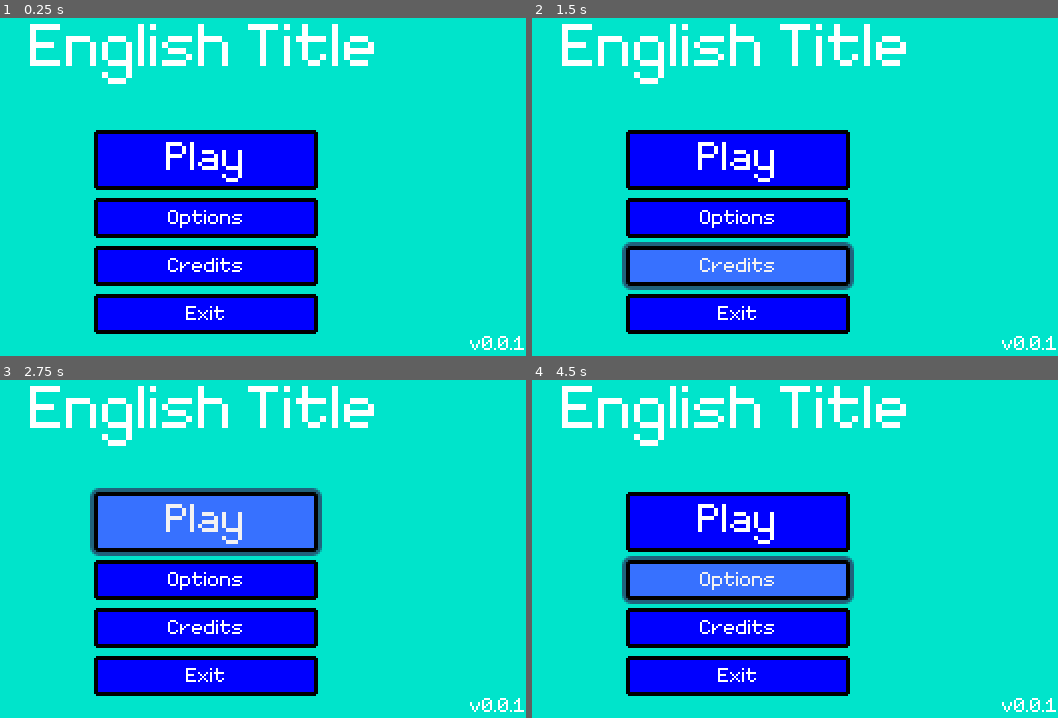
Above: before the commit, frames 1-4 (two rows, left to right).
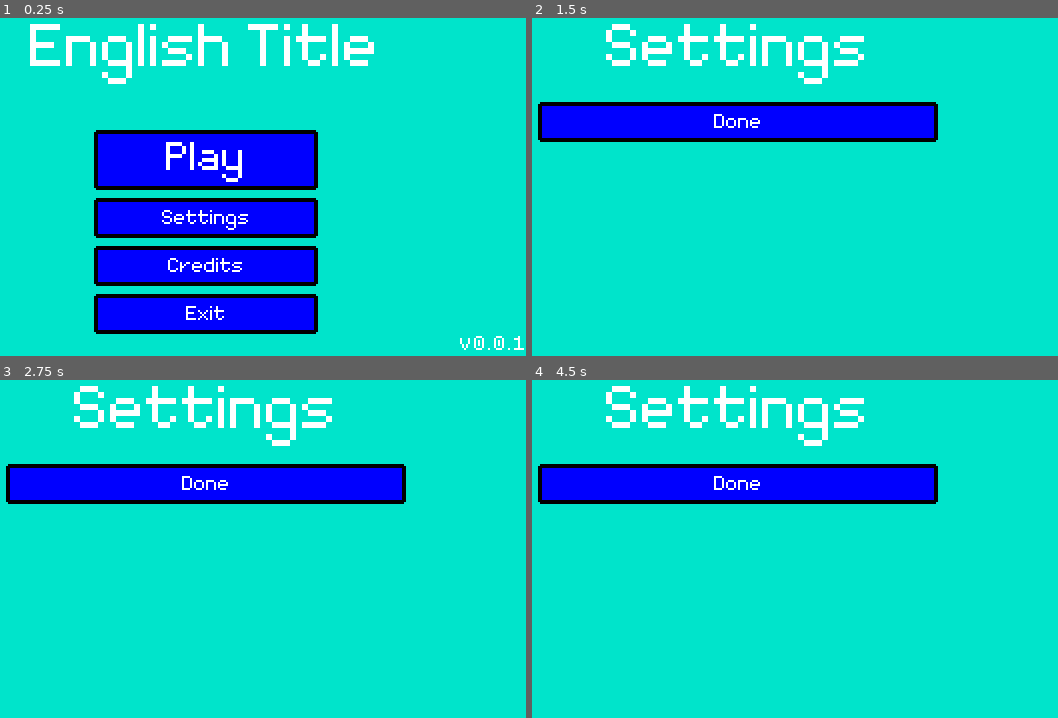
Above: after the commit, the same moments.

Repository: jynus/godot4-jam-template
Game: Godot game, scene res://scenes/main_menu.tscn
Two runs of this game, one before a commit and one after it. Both use one fixed random seed, a clock stepped at 60 frames per second and the inputs below.
Inputs (mouse positions are in pixels of both pictures, inside the frame that each line leads up to):
- Up to frame 1 (0.25 s): no input
- Up to frame 2 (1.5 s): click (737, 217) at 0.5 s, where only the run before the commit has a clickable "Options"; click (737, 264) at 1.25 s, where only the run before the commit has a clickable "Credits"
- Up to frame 3 (2.75 s): click (205, 521) at 2 s, where only the run before the commit has a clickable "Play"
- Up to frame 4 (4.5 s): click (737, 521) at 2.75 s, where only the run before the commit has a clickable "Play"; click (737, 484) at 3.5 s, where only the run after the commit has a clickable "Done"; click (737, 579) at 4.25 s, where only the run after the commit has a clickable "Settings"

The runs differ from the first frame. In frame 1, 0.5% of the frame differs, in the area x 30-99%, y 56-99%; in frame 2, 35%; in frame 3, 35%, in the area x 1-100%, y 1-99%; in frame 4, 35%.

Commit message:
Add credits menu and empy settings menu
Add new pixelated fonts for menus.
Create a generic credits menu with generic credits and buttons
for socials.
Add empty settings menu.

Diff:
--- /dev/null
+++ b/godot_project/scenes/credits.tscn
@@ -0,0 +1,174 @@
+[gd_scene load_steps=13 format=3 uid="uid://cp76wk0hhmwag"]
+
+[ext_resource type="LabelSettings" uid="uid://csrb5ilr7y6dy" path="res://resources/main_menu_title_label_setting.tres" id="1_c4tx6"]
+[ext_resource type="Script" path="res://scripts/credits.gd" id="1_o3suw"]
+[ext_resource type="FontFile" uid="uid://btvwq11pvkgw7" path="res://assets/fonts/minimal5x7.ttf" id="2_5ad5r"]
+[ext_resource type="FontFile" uid="uid://c1gg0yw02pyb5" path="res://assets/fonts/dogicapixel.ttf" id="3_6rbj4"]
+[ext_resource type="StyleBox" uid="uid://67m76h2nyeyy" path="res://resources/main_menu_button_style.tres" id="4_3veic"]
+[ext_resource type="FontFile" uid="uid://csfgtka180pkw" path="res://assets/fonts/dogicapixelbold.ttf" id="4_f8v2u"]
+[ext_resource type="StyleBox" uid="uid://cscwrtv4vl12l" path="res://resources/main_menu_button_hover_style.tres" id="5_7nd3c"]
+[ext_resource type="StyleBox" uid="uid://dtfd366g1j00" path="res://resources/main_menu_button_pressed_style.tres" id="6_3f04u"]
+[ext_resource type="Texture2D" uid="uid://qbxjx8w8ke10" path="res://assets/sprites/twitter.png" id="7_5hy4m"]
+[ext_resource type="Texture2D" uid="uid://byerhmo73ar7s" path="res://assets/sprites/itchio.png" id="8_0bwxl"]
+[ext_resource type="Texture2D" uid="uid://bfsncibogmah4" path="res://assets/sprites/web.png" id="9_g2a5j"]
+
+[sub_resource type="StyleBoxFlat" id="StyleBoxFlat_hugtt"]
+bg_color = Color(0, 0, 0, 0)
+border_width_left = 2
+border_width_top = 2
+border_width_right = 2
+border_width_bottom = 2
+border_color = Color(0.12549, 0.384314, 0.486275, 1)
+corner_radius_top_left = 4
+corner_radius_top_right = 4
+corner_radius_bottom_right = 4
+corner_radius_bottom_left = 4
+expand_margin_left = 2.0
+expand_margin_top = 2.0
+expand_margin_right = 2.0
+expand_margin_bottom = 2.0
+
+[node name="credits" type="Node2D"]
+script = ExtResource("1_o3suw")
+
+[node name="background" type="ColorRect" parent="."]
+offset_right = 320.0
+offset_bottom = 180.0
+color = Color(0, 0.894118, 0.796078, 1)
+
+[node name="menuContainer" type="VBoxContainer" parent="."]
+offset_right = 320.0
+offset_bottom = 180.0
+
+[node name="topMargin" type="MarginContainer" parent="menuContainer"]
+custom_minimum_size = Vector2(0, 10)
+layout_mode = 2
+
+[node name="title" type="Label" parent="menuContainer"]
+custom_minimum_size = Vector2(0, 35)
+layout_mode = 2
+text = "Credits"
+label_settings = ExtResource("1_c4tx6")
+horizontal_alignment = 1
+
+[node name="optionsContainer" type="HBoxContainer" parent="menuContainer"]
+layout_mode = 2
+size_flags_vertical = 2
+alignment = 1
+
+[node name="leftMargin" type="MarginContainer" parent="menuContainer/optionsContainer"]
+custom_minimum_size = Vector2(100, 0)
+layout_mode = 2
+
+[node name="creditsContainer" type="VBoxContainer" parent="menuContainer/optionsContainer"]
+layout_mode = 2
+size_flags_horizontal = 3
+size_flags_vertical = 0
+
+[node name="creditsText" type="RichTextLabel" parent="menuContainer/optionsContainer/creditsContainer"]
+custom_minimum_size = Vector2(0, 90)
+layout_mode = 2
+size_flags_vertical = 0
+theme_override_colors/default_color = Color(1, 1, 1, 1)
+theme_override_constants/line_separation = 4
+theme_override_fonts/normal_font = ExtResource("3_6rbj4")
+theme_override_fonts/bold_font = ExtResource("4_f8v2u")
+theme_override_font_sizes/normal_font_size = 8
+theme_override_font_sizes/bold_font_size = 8
+bbcode_enabled = true
+text = "[center][b]Design & programming[/b]:
+
+Jynus
+
+ * Made with Godot 4 in 48 hours for the Game Jam *
+
+[/center]"
+
+[node name="socialButtonContainer" type="VBoxContainer" parent="menuContainer/optionsContainer"]
+layout_mode = 2
+size_flags_vertical = 4
+
+[node name="twitterButton" type="Button" parent="menuContainer/optionsContainer/socialButtonContainer"]
+custom_minimum_size = Vector2(25, 25)
+layout_mode = 2
+size_flags_horizontal = 4
+size_flags_vertical = 4
+focus_next = NodePath("../PlayButton")
+focus_previous = NodePath("../CreditsButton")
+theme_override_colors/font_color = Color(1, 1, 1, 1)
+theme_override_fonts/font = ExtResource("2_5ad5r")
+theme_override_font_sizes/font_size = 16
+theme_override_styles/normal = ExtResource("4_3veic")
+theme_override_styles/hover = ExtResource("5_7nd3c")
+theme_override_styles/pressed = ExtResource("6_3f04u")
+theme_override_styles/disabled = ExtResource("4_3veic")
+theme_override_styles/focus = SubResource("StyleBoxFlat_hugtt")
+icon = ExtResource("7_5hy4m")
+icon_alignment = 1
+
+[node name="itchioButton" type="Button" parent="menuContainer/optionsContainer/socialButtonContainer"]
+custom_minimum_size = Vector2(25, 25)
+layout_mode = 2
+size_flags_horizontal = 4
+size_flags_vertical = 4
+focus_next = NodePath("../PlayButton")
+focus_previous = NodePath("../CreditsButton")
+theme_override_colors/font_color = Color(1, 1, 1, 1)
+theme_override_fonts/font = ExtResource("2_5ad5r")
+theme_override_font_sizes/font_size = 16
+theme_override_styles/normal = ExtResource("4_3veic")
+theme_override_styles/hover = ExtResource("5_7nd3c")
+theme_override_styles/pressed = ExtResource("6_3f04u")
+theme_override_styles/disabled = ExtResource("4_3veic")
+theme_override_styles/focus = SubResource("StyleBoxFlat_hugtt")
+icon = ExtResource("8_0bwxl")
+icon_alignment = 1
+
+[node name="webButton" type="Button" parent="menuContainer/optionsContainer/socialButtonContainer"]
+custom_minimum_size = Vector2(25, 25)
+layout_mode = 2
+size_flags_horizontal = 4
+size_flags_vertical = 4
+focus_next = NodePath("../PlayButton")
+focus_previous = NodePath("../CreditsButton")
+theme_override_colors/font_color = Color(1, 1, 1, 1)
+theme_override_fonts/font = ExtResource("2_5ad5r")
+theme_override_font_sizes/font_size = 16
+theme_override_styles/normal = ExtResource("4_3veic")
+theme_override_styles/hover = ExtResource("5_7nd3c")
+theme_override_styles/pressed = ExtResource("6_3f04u")
+theme_override_styles/disabled = ExtResource("4_3veic")
+theme_override_styles/focus = SubResource("StyleBoxFlat_hugtt")
+icon = ExtResource("9_g2a5j")
+icon_alignment = 1
+
+[node name="rightMargin" type="MarginContainer" parent="menuContainer/optionsContainer"]
+custom_minimum_size = Vector2(75, 0)
+layout_mode = 2
+
+[node name="doneButton" type="Button" parent="menuContainer"]
+unique_name_in_owner = true
+custom_minimum_size = Vector2(200, 0)
+layout_mode = 2
+size_flags_horizontal = 4
+size_flags_vertical = 4
+focus_next = NodePath("../PlayButton")
+focus_previous = NodePath("../CreditsButton")
+theme_override_colors/font_color = Color(1, 1, 1, 1)
+theme_override_fonts/font = ExtResource("2_5ad5r")
+theme_override_font_sizes/font_size = 16
+theme_override_styles/normal = ExtResource("4_3veic")
+theme_override_styles/hover = ExtResource("5_7nd3c")
+theme_override_styles/pressed = ExtResource("6_3f04u")
+theme_override_styles/disabled = ExtResource("4_3veic")
+theme_override_styles/focus = SubResource("StyleBoxFlat_hugtt")
+text = "Done"
+
+[node name="bottomMargin" type="MarginContainer" parent="menuContainer"]
+custom_minimum_size = Vector2(0, 10)
+layout_mode = 2
+
+[connection signal="pressed" from="menuContainer/optionsContainer/socialButtonContainer/twitterButton" to="." method="_on_twitter_button_pressed"]
+[connection signal="pressed" from="menuContainer/optionsContainer/socialButtonContainer/itchioButton" to="." method="_on_itchio_button_pressed"]
+[connection signal="pressed" from="menuContainer/optionsContainer/socialButtonContainer/webButton" to="." method="_on_web_button_pressed"]
+[connection signal="pressed" from="menuContainer/doneButton" to="." method="_on_done_button_pressed"]
--- a/godot_project/scenes/main_menu.tscn
+++ b/godot_project/scenes/main_menu.tscn
@@ -6,6 +6,7 @@
 [ext_resource type="StyleBox" uid="uid://67m76h2nyeyy" path="res://resources/main_menu_button_style.tres" id="3_b61lj"]
 [ext_resource type="StyleBox" uid="uid://cscwrtv4vl12l" path="res://resources/main_menu_button_hover_style.tres" id="4_kcoe6"]
 [ext_resource type="StyleBox" uid="uid://dtfd366g1j00" path="res://resources/main_menu_button_pressed_style.tres" id="5_hqrxp"]
+[ext_resource type="FontFile" uid="uid://c1gg0yw02pyb5" path="res://assets/fonts/dogicapixel.ttf" id="7_4bt73"]
 
 [sub_resource type="StyleBoxFlat" id="StyleBoxFlat_eypyq"]
 bg_color = Color(0, 0, 0, 0)
@@ -24,7 +25,8 @@
 expand_margin_bottom = 2.0
 
 [sub_resource type="LabelSettings" id="LabelSettings_cpmo2"]
-font = ExtResource("1_r0bf7")
+font = ExtResource("7_4bt73")
+font_size = 8
 shadow_size = 0
 shadow_offset = Vector2(0, 0)
 
@@ -71,7 +73,7 @@
 [node name="PlayButton" type="Button" parent="menuContainer/optionsContainer/buttonsContainer"]
 layout_mode = 2
 size_flags_vertical = 0
-focus_next = NodePath("../OptionsButton")
+focus_next = NodePath("../SettingsButton")
 focus_previous = NodePath("../ExitButton")
 theme_override_colors/font_color = Color(1, 1, 1, 1)
 theme_override_fonts/font = ExtResource("1_r0bf7")
@@ -83,7 +85,7 @@
 theme_override_styles/focus = SubResource("StyleBoxFlat_eypyq")
 text = "Play"
 
-[node name="OptionsButton" type="Button" parent="menuContainer/optionsContainer/buttonsContainer"]
+[node name="SettingsButton" type="Button" parent="menuContainer/optionsContainer/buttonsContainer"]
 custom_minimum_size = Vector2(25, 0)
 layout_mode = 2
 size_flags_vertical = 0
@@ -97,14 +99,14 @@
 theme_override_styles/pressed = ExtResource("5_hqrxp")
 theme_override_styles/disabled = ExtResource("3_b61lj")
 theme_override_styles/focus = SubResource("StyleBoxFlat_eypyq")
-text = "Options"
+text = "Settings"
 
 [node name="CreditsButton" type="Button" parent="menuContainer/optionsContainer/buttonsContainer"]
 custom_minimum_size = Vector2(25, 0)
 layout_mode = 2
 size_flags_vertical = 0
 focus_next = NodePath("../ExitButton")
-focus_previous = NodePath("../OptionsButton")
+focus_previous = NodePath("../SettingsButton")
 theme_override_colors/font_color = Color(1, 1, 1, 1)
 theme_override_fonts/font = ExtResource("1_r0bf7")
 theme_override_font_sizes/font_size = 16
@@ -148,6 +150,8 @@
 text = "VersionString"
 label_settings = SubResource("LabelSettings_cpmo2")
 horizontal_alignment = 2
-vertical_alignment = 2
+vertical_alignment = 1
 
+[connection signal="pressed" from="menuContainer/optionsContainer/buttonsContainer/SettingsButton" to="." method="_on_settings_button_pressed"]
+[connection signal="pressed" from="menuContainer/optionsContainer/buttonsContainer/CreditsButton" to="." method="_on_credits_button_pressed"]
 [connection signal="pressed" from="menuContainer/optionsContainer/buttonsContainer/ExitButton" to="." method="_on_exit_button_pressed"]
--- /dev/null
+++ b/godot_project/scenes/settings.tscn
@@ -0,0 +1,67 @@
+[gd_scene load_steps=8 format=3 uid="uid://b7fkndcm0e336"]
+
+[ext_resource type="Script" path="res://scripts/settings.gd" id="1_h8lct"]
+[ext_resource type="LabelSettings" uid="uid://csrb5ilr7y6dy" path="res://resources/main_menu_title_label_setting.tres" id="2_bg3bq"]
+[ext_resource type="FontFile" uid="uid://btvwq11pvkgw7" path="res://assets/fonts/minimal5x7.ttf" id="3_otmxk"]
+[ext_resource type="StyleBox" uid="uid://67m76h2nyeyy" path="res://resources/main_menu_button_style.tres" id="4_32v16"]
+[ext_resource type="StyleBox" uid="uid://cscwrtv4vl12l" path="res://resources/main_menu_button_hover_style.tres" id="5_qw8e2"]
+[ext_resource type="StyleBox" uid="uid://dtfd366g1j00" path="res://resources/main_menu_button_pressed_style.tres" id="6_fr7sk"]
+
+[sub_resource type="StyleBoxFlat" id="StyleBoxFlat_ogooh"]
+bg_color = Color(0, 0, 0, 0)
+border_width_left = 2
+border_width_top = 2
+border_width_right = 2
+border_width_bottom = 2
+border_color = Color(0.12549, 0.384314, 0.486275, 1)
+corner_radius_top_left = 4
+corner_radius_top_right = 4
+corner_radius_bottom_right = 4
+corner_radius_bottom_left = 4
+expand_margin_left = 2.0
+expand_margin_top = 2.0
+expand_margin_right = 2.0
+expand_margin_bottom = 2.0
+
+[node name="settings" type="Node2D"]
+script = ExtResource("1_h8lct")
+
+[node name="background" type="ColorRect" parent="."]
+offset_right = 320.0
+offset_bottom = 180.0
+color = Color(0, 0.894118, 0.796078, 1)
+
+[node name="menuContainer" type="VBoxContainer" parent="."]
+offset_right = 320.0
+offset_bottom = 180.0
+
+[node name="topMargin" type="MarginContainer" parent="menuContainer"]
+custom_minimum_size = Vector2(0, 10)
+layout_mode = 2
+
+[node name="title" type="Label" parent="menuContainer"]
+custom_minimum_size = Vector2(0, 35)
+layout_mode = 2
+text = "Settings"
+label_settings = ExtResource("2_bg3bq")
+horizontal_alignment = 1
+
+[node name="doneButton" type="Button" parent="menuContainer"]
+unique_name_in_owner = true
+custom_minimum_size = Vector2(200, 0)
+layout_mode = 2
+size_flags_horizontal = 4
+size_flags_vertical = 8
+focus_next = NodePath("../PlayButton")
+focus_previous = NodePath("../CreditsButton")
+theme_override_colors/font_color = Color(1, 1, 1, 1)
+theme_override_fonts/font = ExtResource("3_otmxk")
+theme_override_font_sizes/font_size = 16
+theme_override_styles/normal = ExtResource("4_32v16")
+theme_override_styles/hover = ExtResource("5_qw8e2")
+theme_override_styles/pressed = ExtResource("6_fr7sk")
+theme_override_styles/disabled = ExtResource("4_32v16")
+theme_override_styles/focus = SubResource("StyleBoxFlat_ogooh")
+text = "Done"
+
+[connection signal="pressed" from="menuContainer/doneButton" to="." method="_on_done_button_pressed"]
--- /dev/null
+++ b/godot_project/scripts/credits.gd
@@ -0,0 +1,40 @@
+extends Node2D
+
+const TWITTER_URL : String = "https://twitter.com/jynus"
+const ITCHIO_URL : String = "https://jynus.itch.io"
+const WEB_URL : String = "https://jynus.com"
+
+@onready var done_button : Button = %doneButton
+
+func _ready():
+	if Input.get_connected_joypads().size() > 0:
+		done_button.grab_focus()
+
+func _process(delta):
+	pass
+
+func return_to_main_menu():
+	"""Go back to main menu screen"""
+	get_tree().change_scene_to_file("res://scenes/main_menu.tscn")
+
+func _on_done_button_pressed():
+	return_to_main_menu()
+
+func open_web_browser(url: String):
+	"""
+	Opens the system web browser (or another tab, if on web) with
+	the given url link
+	"""
+	OS.shell_open(url)
+
+func _on_twitter_button_pressed():
+	open_web_browser(TWITTER_URL)
+
+
+
+func _on_itchio_button_pressed():
+	open_web_browser(ITCHIO_URL)
+
+
+func _on_web_button_pressed():
+	open_web_browser(WEB_URL)
--- a/godot_project/scripts/main_menu.gd
+++ b/godot_project/scripts/main_menu.gd
@@ -13,9 +13,24 @@
 func _process(_delta):
 	pass
 
+func show_settings():
+	"""Show the settings screen"""
+	get_tree().change_scene_to_file("res://scenes/settings.tscn")
+
+func show_credits():
+	"""Show the credits screen"""
+	get_tree().change_scene_to_file("res://scenes/credits.tscn")
+
+func _on_settings_button_pressed():
+	"""Show the settings menu"""
+	show_settings()
+
 func exit_game():
+	""""Exit to OS"""
 	get_tree().quit()
 
+func _on_credits_button_pressed():
+	show_credits()
 
 func _on_exit_button_pressed():
 	exit_game()
--- /dev/null
+++ b/godot_project/scripts/settings.gd
@@ -0,0 +1,17 @@
+extends Node2D
+
+@onready var done_button : Button = %doneButton
+
+func _ready():
+	if Input.get_connected_joypads().size() > 0:
+		done_button.grab_focus()
+
+func _process(_delta):
+	pass
+
+func return_to_main_menu():
+	"""Close the settings screen and return to main menu"""
+	get_tree().change_scene_to_file("res://scenes/main_menu.tscn")
+
+func _on_done_button_pressed():
+	return_to_main_menu()
Binary file added: godot_project/assets/fonts/basis33.ttf
Not shown, added: godot_project/assets/fonts/basis33.ttf.import
Binary file added: godot_project/assets/fonts/dogica.ttf
Not shown, added: godot_project/assets/fonts/dogica.ttf.import
Binary file added: godot_project/assets/fonts/dogicabold.ttf
Not shown, added: godot_project/assets/fonts/dogicabold.ttf.import
Binary file added: godot_project/assets/fonts/dogicapixel.ttf
Not shown, added: godot_project/assets/fonts/dogicapixel.ttf.import
Binary file added: godot_project/assets/fonts/dogicapixelbold.ttf
Not shown, added: godot_project/assets/fonts/dogicapixelbold.ttf.import
Binary file added: godot_project/assets/sprites/itchio.png
Not shown, added: godot_project/assets/sprites/itchio.png.import
(and 5 more such lines)
